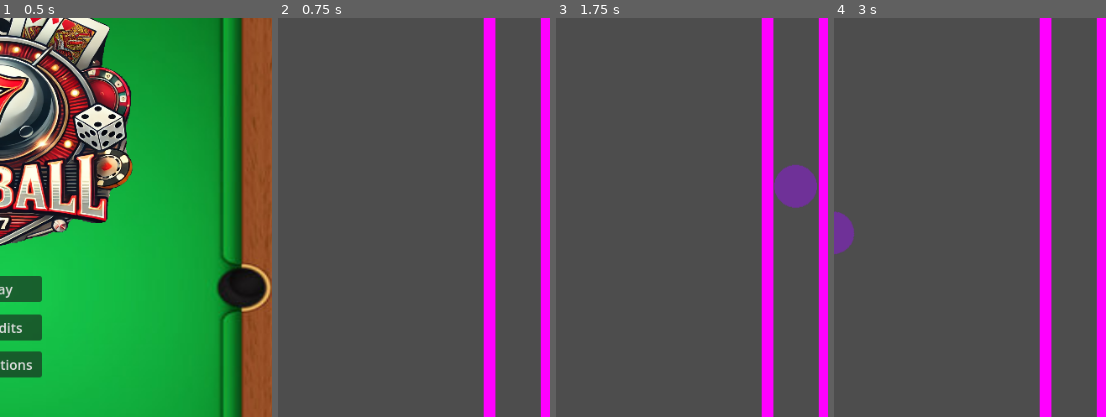
Above: before the commit, frames 1-4 (left to right).
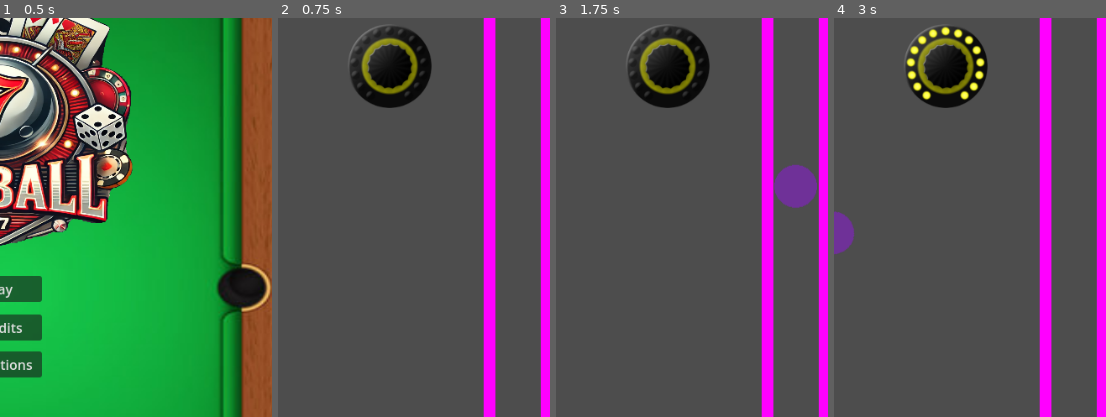
Above: after the commit, the same moments.

Repository: bsu-cs315/fp-team1-pinball
Game: Godot game, scene res://Title screen/title_screen.tscn
Two runs of this game, one before a commit and one after it. Both use one fixed random seed, a clock stepped at 60 frames per second and the inputs below.
Inputs:
- Up to frame 1 (0.5 s): no input
- Up to frame 2 (0.75 s): click "Play" at 0.5 s
- Up to frame 3 (1.75 s): tap Enter at 1.25 s; hold E (right_flipper) from 1.28 s (still down); tap Space (launch) at 1.35 s
- Up to frame 4 (3 s): release E (right_flipper) at 2.03 s; hold Q (left_flipper) 2.03-2.78 s; tap Space (launch) at 2.1, 2.85 s; hold E (right_flipper) from 2.78 s (still down)
The pictures show only the part of the screen within x 50-100%, y 16-66%; the shares and areas given below are measured in that part.

Frame 1 is identical in both runs. In frame 2, 4.6% of the frame differs, in the area x 26-57%, y 2-23%; in frame 3, 4.6%; in frame 4, 4.8%.

Commit message:
Make bumper flash when ball hits it

Diff:
--- /dev/null
+++ b/project/bumper/bumper.gd
@@ -0,0 +1,22 @@
+extends Area2D
+
+
+# Called when the node enters the scene tree for the first time.
+func _ready() -> void:
+	pass # Replace with function body.
+
+
+# Called every frame. 'delta' is the elapsed time since the previous frame.
+func _process(delta: float) -> void:
+	pass
+
+
+
+
+
+
+
+
+func _on_body_entered(body: Node2D) -> void:
+	$BumperSprite.play("bumper_flash")
+	print("BUMPER HIT")
--- /dev/null
+++ b/project/bumper/bumper.tscn
@@ -0,0 +1,44 @@
+[gd_scene load_steps=6 format=3 uid="uid://bxpkvq2nwabpb"]
+
+[ext_resource type="Texture2D" uid="uid://cj0cl7g3ie5d5" path="res://bumper/bumper_on.png" id="1_a31ke"]
+[ext_resource type="Script" path="res://bumper/bumper.gd" id="1_q4tvj"]
+[ext_resource type="Texture2D" uid="uid://d4kcwp4tpis70" path="res://bumper/bumper_off.png" id="2_dy2lc"]
+
+[sub_resource type="CircleShape2D" id="CircleShape2D_hqq5l"]
+radius = 51.0098
+
+[sub_resource type="SpriteFrames" id="SpriteFrames_blcpj"]
+animations = [{
+"frames": [{
+"duration": 1.0,
+"texture": ExtResource("1_a31ke")
+}, {
+"duration": 1.0,
+"texture": ExtResource("2_dy2lc")
+}],
+"loop": true,
+"name": &"bumper_flash",
+"speed": 10.0
+}, {
+"frames": [{
+"duration": 1.0,
+"texture": ExtResource("2_dy2lc")
+}],
+"loop": true,
+"name": &"default",
+"speed": 5.0
+}]
+
+[node name="Bumper" type="Area2D"]
+disable_mode = 2
+script = ExtResource("1_q4tvj")
+
+[node name="CollisionShape2D" type="CollisionShape2D" parent="."]
+shape = SubResource("CircleShape2D_hqq5l")
+
+[node name="BumperSprite" type="AnimatedSprite2D" parent="."]
+sprite_frames = SubResource("SpriteFrames_blcpj")
+frame_progress = 0.146413
+
+[connection signal="area_entered" from="." to="." method="_on_area_entered"]
+[connection signal="body_entered" from="." to="." method="_on_body_entered"]
--- a/project/world/world.tscn
+++ b/project/world/world.tscn
@@ -1,8 +1,9 @@
-[gd_scene load_steps=16 format=3 uid="uid://c8yur30t2p2yo"]
+[gd_scene load_steps=17 format=3 uid="uid://c8yur30t2p2yo"]
 
 [ext_resource type="Script" path="res://world/world.gd" id="1_gtqkf"]
 [ext_resource type="PackedScene" uid="uid://bh7hvwo0kc42s" path="res://launcher/launcher.tscn" id="1_ijd6e"]
 [ext_resource type="PackedScene" uid="uid://uy7ohkn30ccv" path="res://flippers/flippers.tscn" id="3_po2wi"]
+[ext_resource type="PackedScene" uid="uid://bxpkvq2nwabpb" path="res://bumper/bumper.tscn" id="4_ti8qm"]
 
 [sub_resource type="PhysicsMaterial" id="PhysicsMaterial_i55ga"]
 
@@ -174,4 +175,7 @@
 text = "GAME OVER"
 label_settings = SubResource("LabelSettings_slqxy")
 
+[node name="Bumper" parent="." instance=ExtResource("4_ti8qm")]
+position = Vector2(457, 211)
+
 [connection signal="body_entered" from="BallKillZone" to="." method="_on_ball_kill_zone_body_entered"]
Binary file added: project/Behringe_gold.png
Not shown, added: project/Behringe_gold.png.import
Binary file added: project/bumper/bumper_off.png
Not shown, added: project/bumper/bumper_off.png.import
Binary file added: project/bumper/bumper_on.png
Not shown, added: project/bumper/bumper_on.png.import
